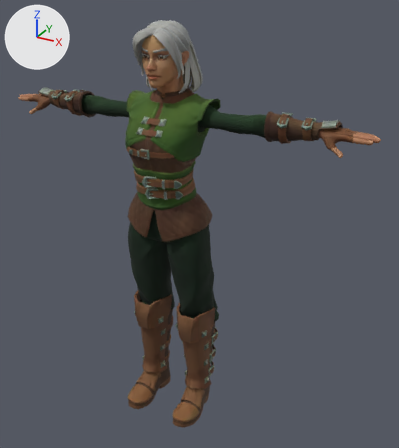
The glTF model js/models/avatars/club-dj-melera.glb: old version first, new version second.
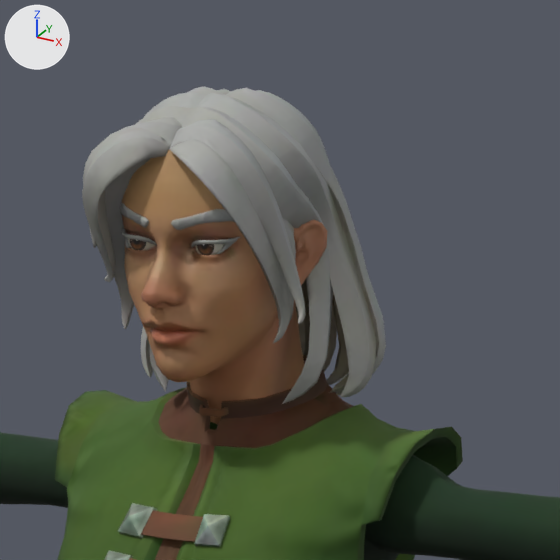
There are two pictures of each version: one whole from a 50 mm camera at (1.177, -1.857, 1.91) aimed at (0.106, 0.09, 0.937), one close up on the part from 28% to 61% of the width and 0% to 29% of the height. The axes (+X, +Y, +Z) are drawn at upper left. The lights are the same throughout. The older version's two pictures come first.

Names of what the first close-up shows: 'Eyebrows', 'Female_Ranger_Arms.001', 'Hair_Long', 'Superhero_Female' and 1 more.
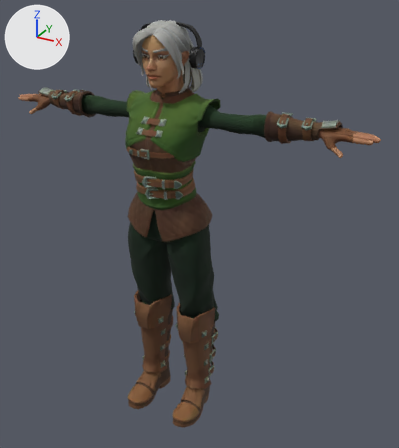
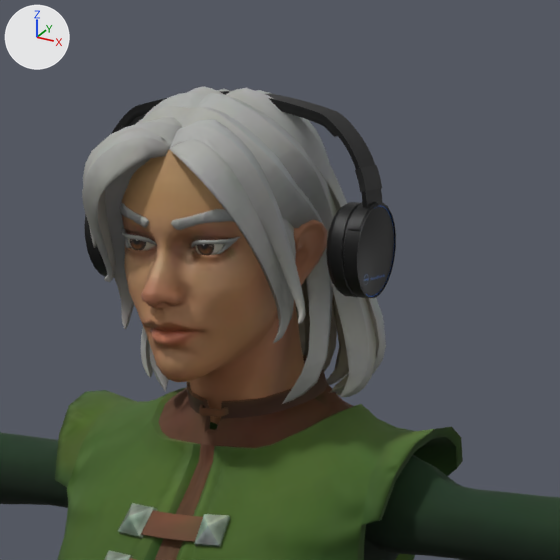
Changed parts and their boxes [x1, y1, x2, y2] in the close-ups (560 x 560 px):
'Headphones', added: after [84, 90, 396, 298]

Edits to the bpy script that builds the scene:
```text
Add img_headphonescolour:
    img_headphonescolour = load_image('headphonesColour', '_unpacked/headphonesColour', 512, 512, 'sRGB')
Add mat_headphones:
    mat_headphones = principled_material('Headphones')
    mat_headphones.texture = img_headphonescolour
    mat_headphones.metallic = 0.15
Add me_headphones:
    me_headphones.from_pydata(...)  # 1668 vertices, 3324 faces; spans x -0.145..0.145, y 0.0..0.07, z 1.606..1.773
    me_headphones.materials.append(mat_headphones)  # picture img_headphonescolour
Add ob_headphones:
    ob_headphones = bpy.data.objects.new('Headphones', me_headphones)
    ob_headphones.location = (0.0, 0.0, 0.0)
```
